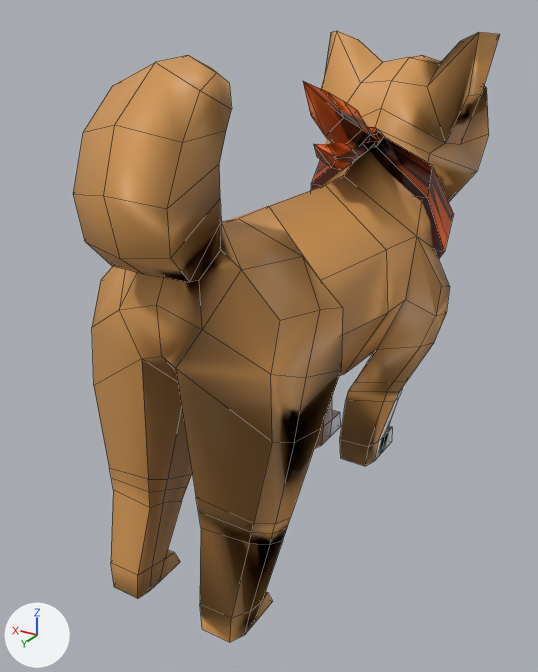
Renders of the FBX model kibidanGO/Assets/c18012_dog.saru/dogsozai/dogAttack.fbx from each side of a commit.
The view is the same before and after, from a camera (50 mm lens) standing at (-0.0591, 0.1191, 0.085) and looking at (0.007, 0.0089, 0.0299). Every picture has the same lights, and +X, +Y and +Z are marked at lower left. Mesh edges are drawn as thin lines. Where no turn or scale is listed for an object, it has been applied to the vertices.

Script lines for the objects in view, before the commit:
```python
me_mesh = bpy.data.meshes.new('Mesh')
me_mesh.from_pydata(...)  # 434 vertices, 430 faces; spans x -0.0187..0.0187, y -0.0651..0.0569, z 0.0..0.0821
# faces by material slot: [338, 92]
me_mesh.materials.append(mat_lambert9)  # picture img_inu_texture_png
me_mesh.materials.append(mat_lambert10)  # picture img_suka_fu_uv_png
ob_polysurface1 = bpy.data.objects.new('polySurface1', me_mesh)
ob_polysurface1.location = (0.0, 0.0, 0.0)
```
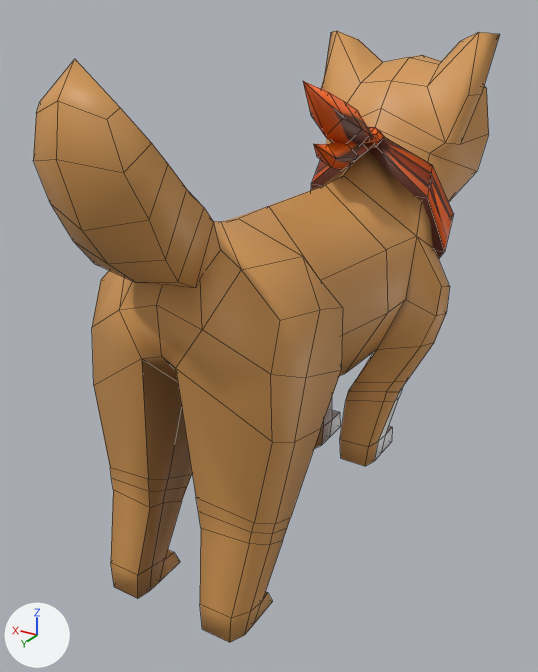
The change, as a list of edits to the scene's bpy script:
```text
Change me_mesh:
    used by ob_polysurface1; location = (0.0, 0.0, 0.0)
    remove me_mesh.from_pydata(...)  # 434 vertices, 430 faces; spans x -0.0187..0.0187, y -0.0651..0.0569, z 0.0..0.0821
    add me_mesh.from_pydata(...)  # 434 vertices, 430 faces; spans x -0.0187..0.0187, y -0.0651..0.0633, z 0.0..0.0821
    me_mesh part 1: 39 of 434 vertices moved; they spanned x -0.0086..0.0086, y 0.0352..0.0569, z 0.0539..0.0805 and now span x -0.0086..0.0086, y 0.043..0.0633, z 0.0539..0.0809; mean shift (0.0, 0.0079, -0.0024); largest move (0.0, 0.0352, 0.0788) -> (0.0, 0.0593, 0.0809)
    me_mesh part 2: edges marked sharp go from 18 to 0
```

Location of each change, [x1, y1, x2, y2] in pixels of the pictures (538 x 672 px; the box of a moved part takes in the faces that stretch with it):
'polySurface1', reshaped, shading changed (9% wider): before [73, 31, 500, 642]; after [33, 31, 500, 642]
part 1 of me_mesh, moved or reshaped: before [73, 55, 241, 329]; after [33, 59, 241, 329]
part 2 of me_mesh, shading changed: [92, 31, 500, 642] in both
